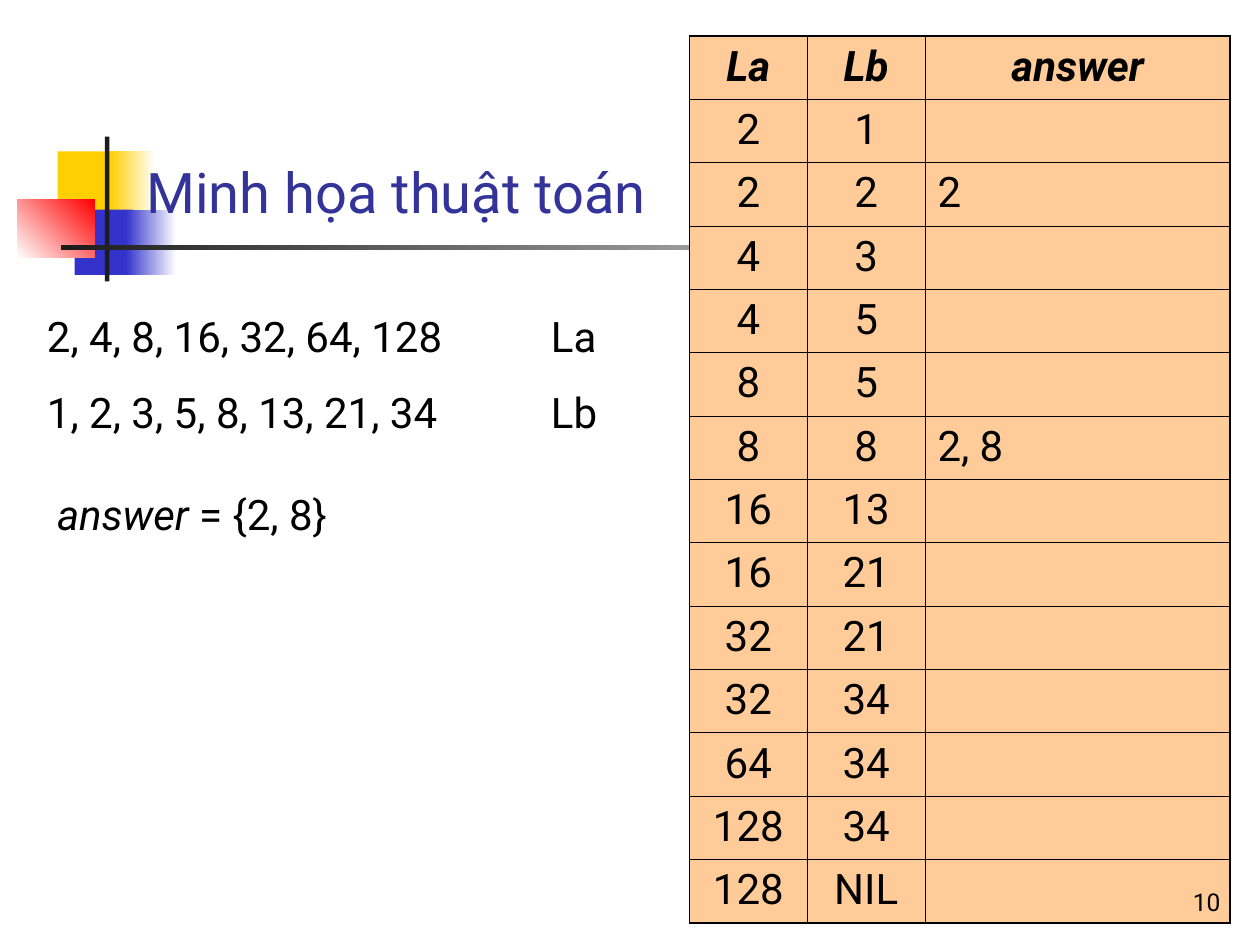
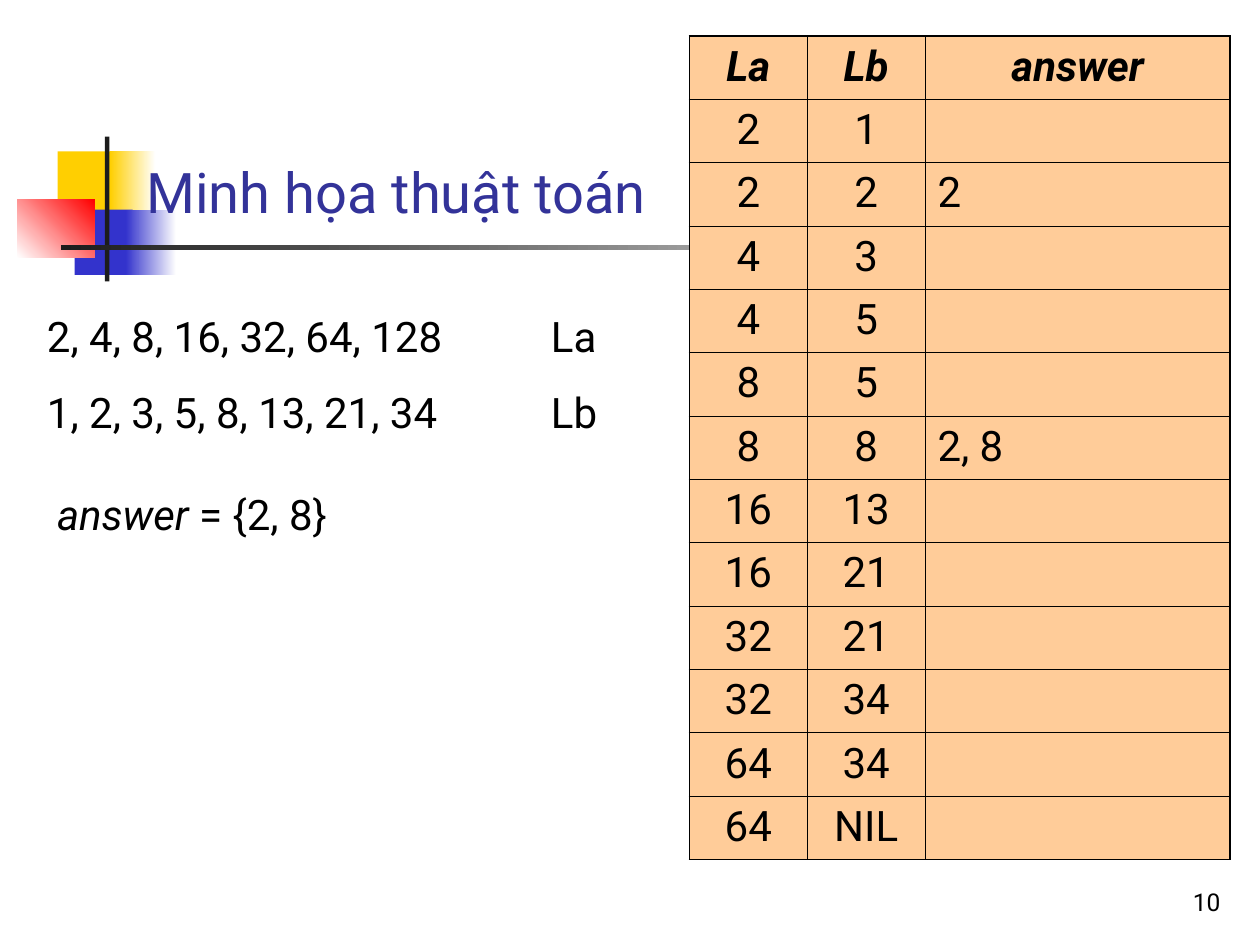
Before and after one commit to nguyenkhanhthien/IT4853, a slide deck: slide 10 of Bài 2 Thuc hien truy van Boolean tren chi muc nguoc.ppt. Drawn at 1260x945 pixels with LibreOffice and Linux fonts; fonts in the diff are those of the drawing. Boxes give left, top, right and bottom in pixels: in the first picture for what was removed or moved away, otherwise in the second. Text is boxed around its words. In the diff, an @@ line names an element or a change of style, - is before the commit and + after.

```diff
--- a/Bài 2 Thuc hien truy van Boolean tren chi muc nguoc.ppt
+++ b/Bài 2 Thuc hien truy van Boolean tren chi muc nguoc.ppt
@@ table at box(689, 35, 1230, 854) @@
-row 13: 128 | 34 | 
-row 14: 128 | NIL | 
+row 13: 64 | NIL | 
```
Also in this commit, not shown: 2 other slides changed, 1 other file.
